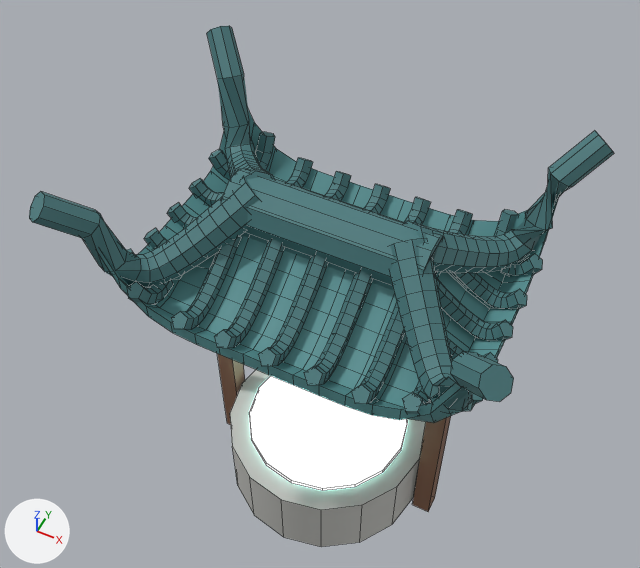
The FBX model Assets/Art/SonMon/Models/SonMon_well.fbx, before and after one commit.
One viewpoint serves both versions: a 50 mm camera at (0.97, -2.02, 3.77) aimed at (-0.11, 0.14, 1.08). Every picture has the same lights, and +X, +Y and +Z are marked at lower left. The picture after the commit comes second. Mesh edges are drawn as thin lines. Where no turn or scale is listed for an object, it has been applied to the vertices.

Before the edit, the objects in view are built like this:
```python
me_well = bpy.data.meshes.new('well')
me_well.from_pydata(...)  # 2264 vertices, 2122 faces; spans x -0.81..0.81, y -0.61..0.61, z 0.0..1.86
# faces by material slot: [448, 1620, 18, 18, 18]
me_well.materials.append(mat_roof)  # cyan #599597
me_well.materials.append(mat_rooftrim)  # cyan #4b7c7e
me_well.materials.append(mat_wood)  # brown #86614b
me_well.materials.append(mat_stone)  # light grey #c4c4bf
me_well.materials.append(mat_glow)  # cyan #b3f9ed, glowing cyan #b3f9ed
ob_well = bpy.data.objects.new('well', me_well)
ob_well.location = (0.0, 0.0, 0.0)
```
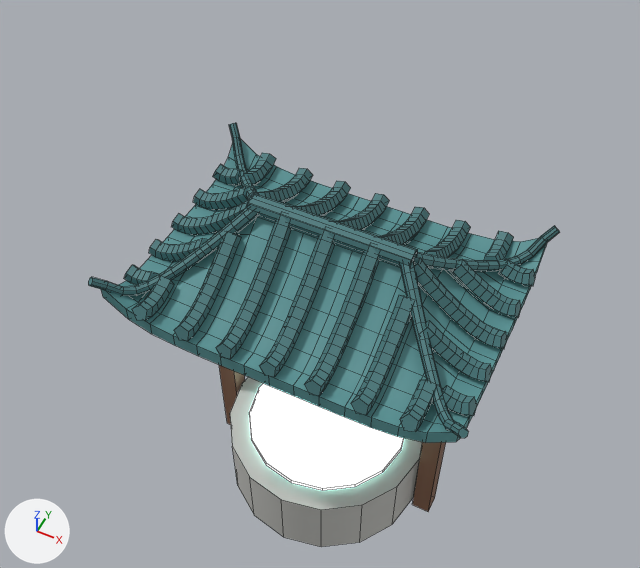
Edits to the bpy script that builds the scene:
```text
Change me_well:
    used by ob_well; location = (0.0, 0.0, 0.0)
    remove me_well.from_pydata(...)  # 2264 vertices, 2122 faces; spans x -0.81..0.81, y -0.61..0.61, z 0.0..1.86
    add me_well.from_pydata(...)  # 2264 vertices, 2122 faces; spans x -0.71..0.71, y -0.51..0.51, z 0.0..1.59
    me_well part 1: the loose piece of 25 vertices spanning x -0.71..-0.56, y -0.35..-0.29, z 1.31..1.43 is turned -31.9 degrees about the y axis through its middle and scaled by 0.874, then moved by (0.0, 0.0, -0.05)
    me_well part 2: the loose piece of 25 vertices spanning x 0.56..0.71, y -0.35..-0.29, z 1.31..1.43 is turned 31.9 degrees about the y axis through its middle and scaled by 0.874, then moved by (0.0, 0.0, -0.05)
    me_well part 3: the loose piece of 25 vertices spanning x -0.71..-0.56, y 0.29..0.35, z 1.31..1.43 is turned -31.9 degrees about the y axis through its middle and scaled by 0.874, then moved by (0.0, 0.0, -0.05)
    me_well part 4: the loose piece of 25 vertices spanning x 0.56..0.71, y 0.29..0.35, z 1.31..1.43 is turned 31.9 degrees about the y axis through its middle and scaled by 0.874, then moved by (0.0, 0.0, -0.05)
    me_well part 5: the loose piece of 20 vertices spanning x -0.39..0.39, y -0.11..0.11, z 1.46..1.66 is scaled about its middle by (0.824, 0.32, 0.32)
    me_well part 6: the loose piece of 8 vertices spanning x -0.39..0.39, y -0.08..0.08, z 1.45..1.63 is scaled about its middle by (0.824, 0.32, 0.32), then moved by (0.0, 0.0, 0.01)
    me_well part 7: 1096 of 2264 vertices moved; they spanned x -0.81..0.81, y -0.61..0.61, z 1.23..1.86 and now span x -0.71..0.71, y -0.51..0.51, z 1.21..1.58; mean shift (0.0, 0.0, -0.07); largest move (-0.74, -0.54, 1.86) -> (-0.69, -0.49, 1.45)
    me_well part 8: edges marked sharp go from 2276 to 2132
```

Pixel boxes [x1, y1, x2, y2] of what changed, in the pictures (640 x 568 px; the box of a moved part takes in the faces that stretch with it):
'well', reshaped, shading changed (19% narrower, 19% shorter): before [29, 26, 614, 547]; after [88, 123, 560, 547]
part 1 of me_well, moved or reshaped (mostly hidden before): before [128, 249, 135, 255]; after [124, 265, 159, 285]
part 2 of me_well, moved or reshaped (mostly hidden before): before [472, 393, 483, 405]; after [441, 385, 477, 416]
part 3 of me_well, moved or reshaped: before [209, 149, 231, 180]; after [213, 164, 242, 185]
part 4 of me_well, moved or reshaped: before [501, 254, 543, 276]; after [498, 260, 535, 286]
part 5 of me_well, moved or reshaped: before [222, 169, 444, 286]; after [247, 193, 418, 266]
part 6 of me_well, moved or reshaped: before [241, 232, 442, 290]; after [257, 215, 417, 267]
part 7 of me_well, moved or reshaped: before [29, 26, 614, 423]; after [88, 123, 560, 443]
part 8 of me_well, shading changed: before [29, 26, 614, 512]; after [88, 123, 560, 512]
